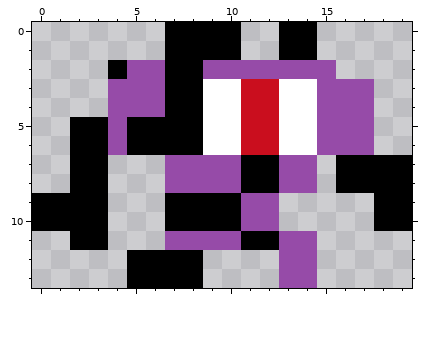
Pixel-art sprite: Game/resources/passenger_20x15.png. The picture above was drawn from the file before the commit.
The file is 20x14 pixels.
Once edited:
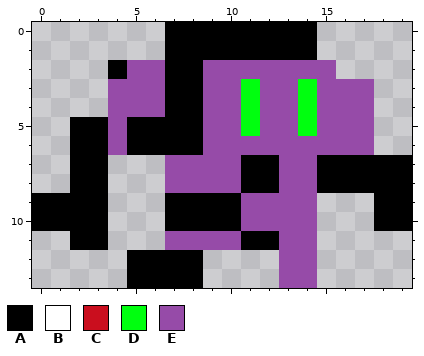
Palette (. is transparent): A #000000  B #ffffff  C #ca0e1e  D #00ff0f  E #964ba8
Edits made:
@@ x 7..17 @@
- 0 AAAA..AA...
- 1 AAAA..AA...
+ 0 AAAAAAAA...
+ 1 AAAAAAAA...
  2 AAEEEEEEE..
- 3 AABBCCBBEEE
- 4 AABBCCBBEEE
- 5 AABBCCBBEEE
- 6 AABBCCBBEEE
- 7 EEEEAAEE.AA
- 8 EEEEAAEE.AA
- 9 AAAAEE.....
-10 AAAAEE.....
+ 3 AAEEDEEDEEE
+ 4 AAEEDEEDEEE
+ 5 AAEEDEEDEEE
+ 6 AAEEEEEEEEE
+ 7 EEEEAAEEAAA
+ 8 EEEEAAEEAAA
+ 9 AAAAEEEE...
+10 AAAAEEEE...
 11 EEEEAAEE...
Changed places in both pictures, as pixel boxes (x1, y1, x2, y2):
changed: (203, 22, 336, 231)
